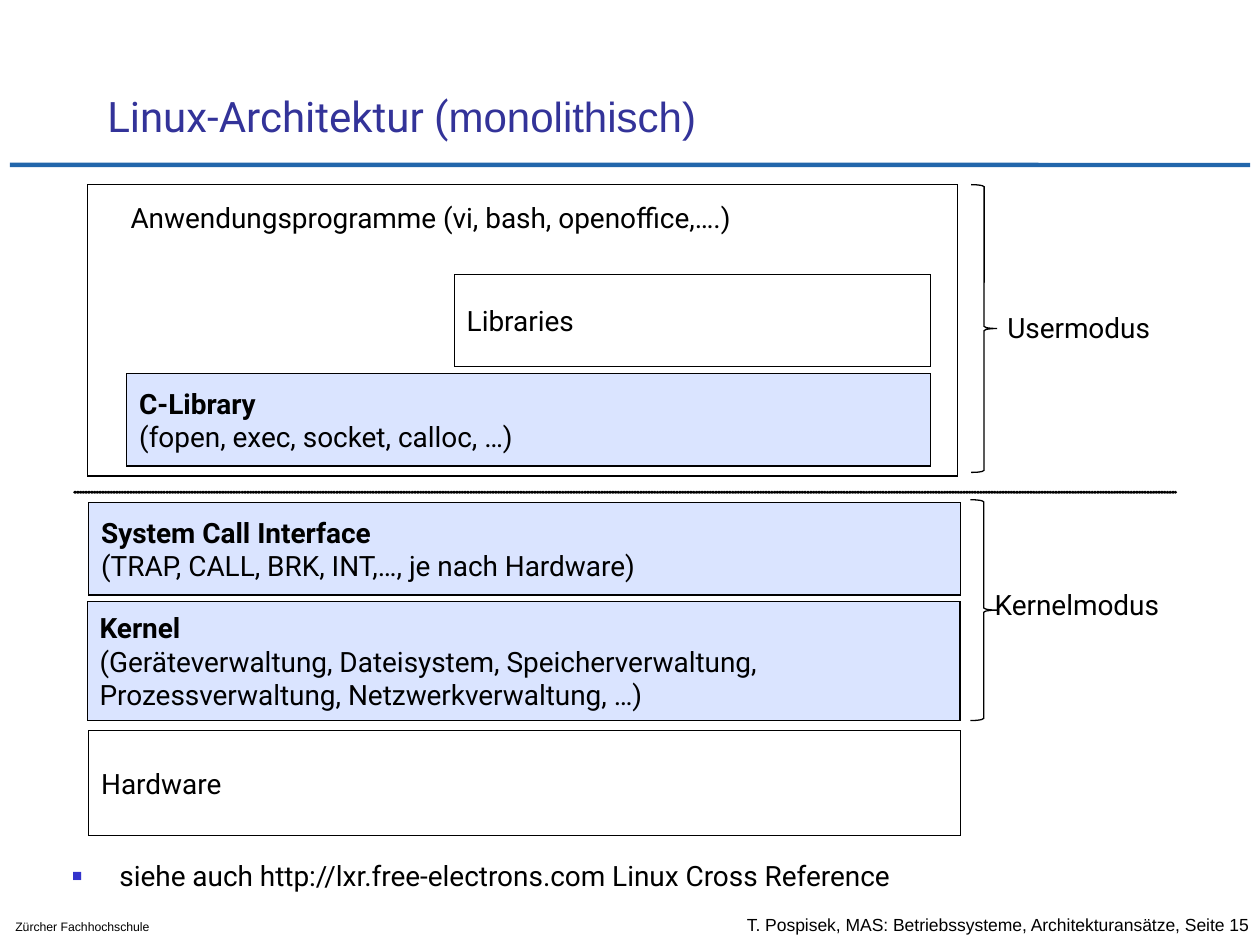
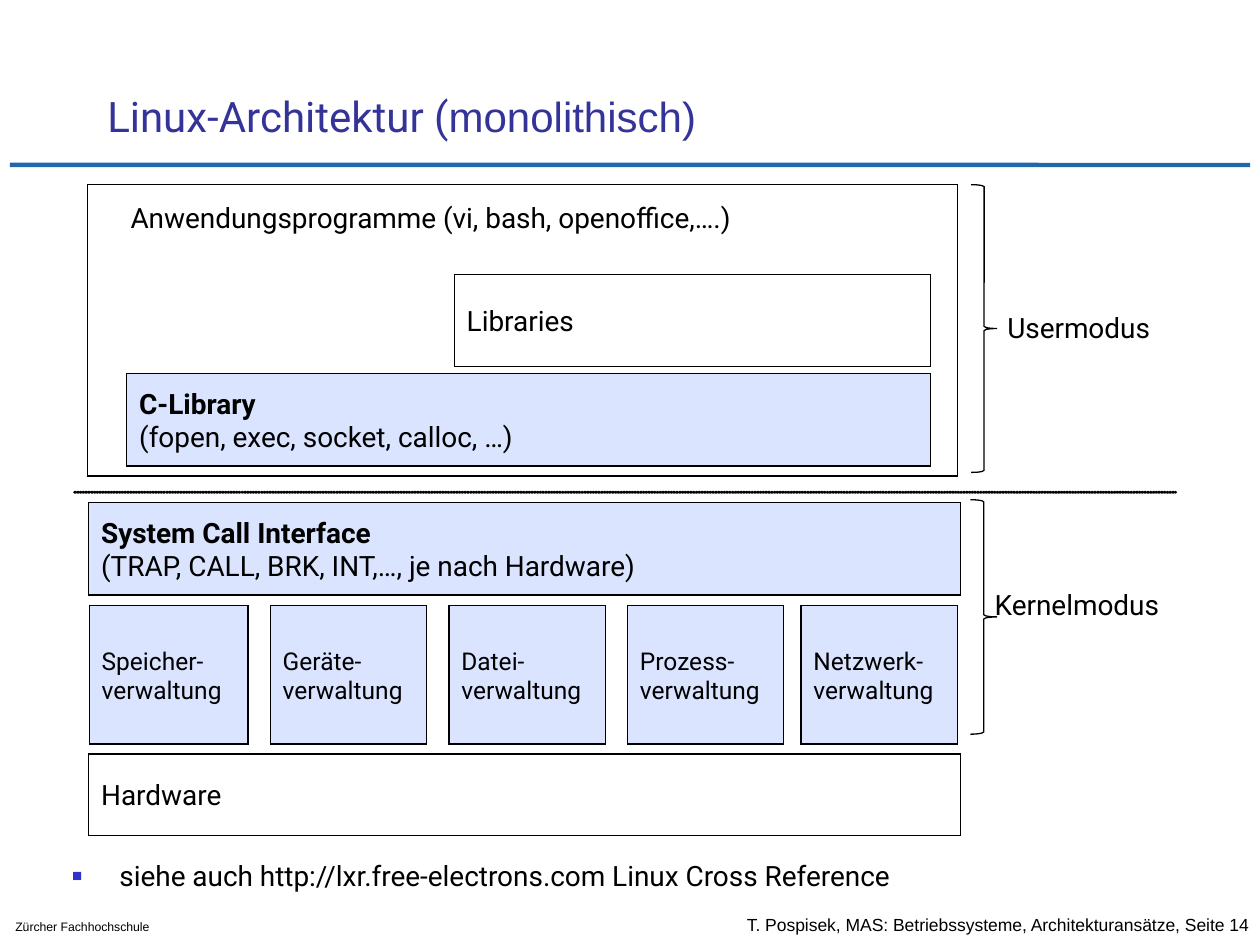
Before and after one commit to tpo/betriebssysteme, a slide deck: slide 14 of 02-2_Architekturansätze.odp (slide 15 before the commit). Drawn at 1260x945 pixels with LibreOffice and Linux fonts; fonts in the diff are those of the drawing; background and template pictures are left out. Boxes give left, top, right and bottom in pixels: in the first picture for what was removed or moved away, otherwise in the second. Text is boxed around its words. In the diff, an @@ line names an element or a change of style, - is before the commit and + after.

Commit message:
diverse Änderungen
S.5 Formattierung
S.6 alte Ringe 1 + 2 rausgeschmissen, System Management Engine in Ring -2 erwähnt
S.14 Unix Schichten Model (extrem ähnlich wie Linux Schichten Model) gelöscht
S.15 Linux Schichten Model angepasst
S.18 Kubernetes als "verteiltes Betriebssytem?" erwähnt
S.18 Formulierung etwas abgeschwächt ("immer mehr" ... naja)
S.30 Bytecode wird heute meist JIT'ed
S.30 *ausführbare* Programme werden unabhängig von CPU Arch!
S.33 HaaS eingefüht

```diff
--- a/02-2_Architekturansätze.odp
+++ b/02-2_Architekturansätze.odp
@@ right brace: place and size @@
-right brace at <box>970,500,997,721</box>
+right brace at <box>970,500,997,735</box>
@@ rectangle removed at <box>87,601,960,721</box> @@
-Kernel
-(Geräteverwaltung, Dateisystem, Speicherverwaltung,
-Prozessverwaltung, Netzwerkverwaltung, …)
@@ group added at <box>89,606,958,745</box>: 5 rectangles @@
+Speicher-
+verwaltung
+Prozess-
+verwaltung
+Geräte-
+verwaltung
+Datei-
+verwaltung
+Netzwerk-
+verwaltung
@@ rectangle "Hardware": place and size @@
-rectangle "Hardware" at <box>88,731,960,835</box>
+rectangle "Hardware" at <box>88,753,960,835</box>
@@ text at <box>747,918,1248,935</box>: text changed @@
-T. Pospisek, MAS: Betriebssysteme, Architekturansätze, Seite 15
+T. Pospisek, MAS: Betriebssysteme, Architekturansätze, Seite 14
```
Also in this commit, not shown: 5 other slides changed, 1 slide removed, 1 other file.
